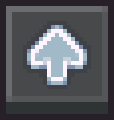
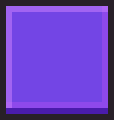
Revision of a layered 114px x 120px image; what changed, layer by layer:
hid group "Skins" (4 layers) over (23, 21, 91, 89)
showed "skinanim-hovered-pressed" over (6, 6, 108, 114)
hid "skinanim-static" over (6, 6, 108, 114)
